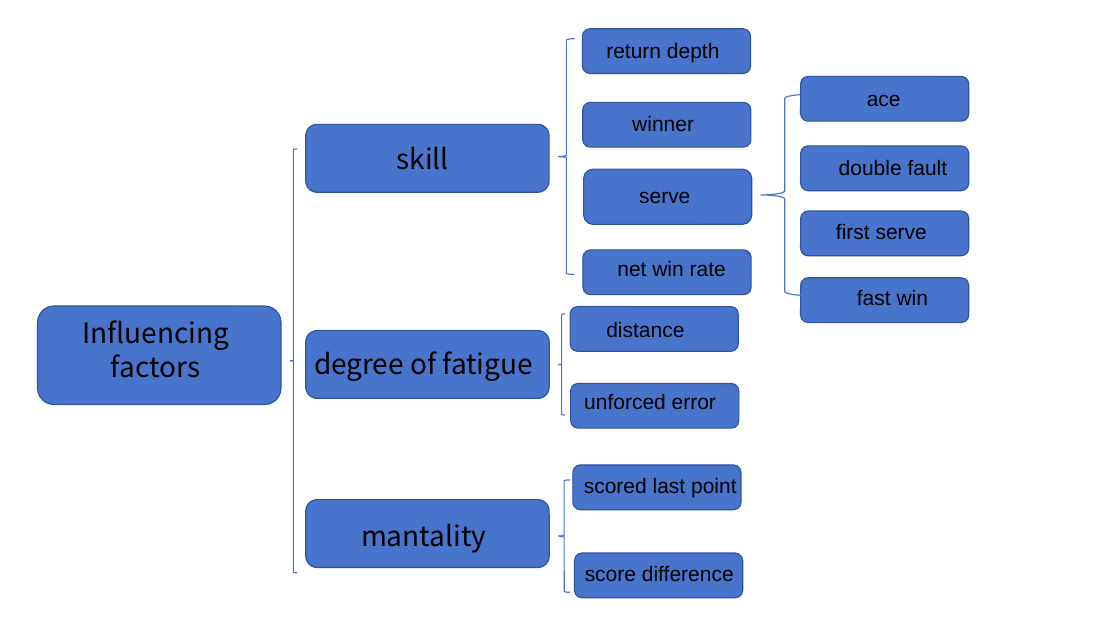
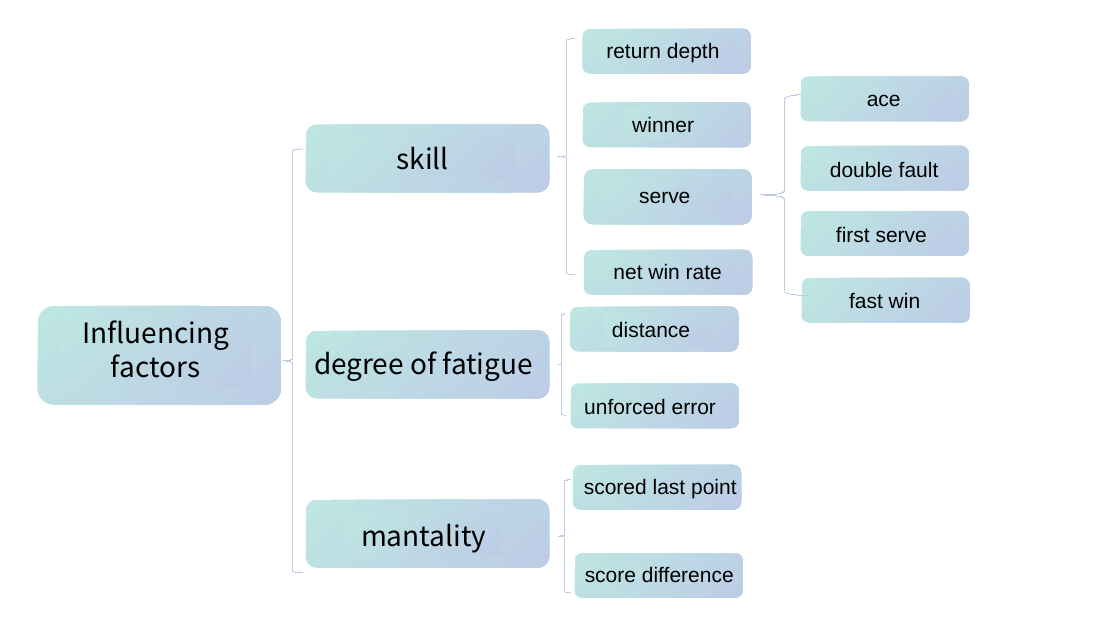
Before and after one commit to NanZiqian/2024-mcm, a slide deck: slide 1 of WJN/photo.pptx. Drawn at 1120x630 pixels with LibreOffice and Linux fonts; fonts in the diff are those of the drawing. Boxes give left, top, right and bottom in pixels: in the first picture for what was removed or moved away, otherwise in the second. Text is boxed around its words. In the diff, an @@ line names an element or a change of style, - is before the commit and + after.

Commit message:
update photo

```diff
--- a/WJN/photo.pptx
+++ b/WJN/photo.pptx
@@ outline #4874CB 1 pt to #BDCDE6 0.75 pt in 5 elements at (x1=558, y1=39, x2=575, y2=275), (x1=558, y1=314, x2=565, y2=415), (x1=558, y1=480, x2=570, y2=592), (x1=761, y1=94, x2=809, y2=295), (x1=282, y1=149, x2=302, y2=572) @@
@@ left brace resized from (x1=290, y1=149, x2=297, y2=572) to (x1=282, y1=149, x2=302, y2=572) @@
@@ text "double fault" moved from (x1=839, y1=159, x2=948, y2=175) to (x1=830, y1=161, x2=939, y2=178) @@
@@ text "first serve" moved from (x1=836, y1=223, x2=927, y2=239) to (x1=836, y1=226, x2=927, y2=243) @@
@@ fill #4874CB to gradient #BDE6E2 to #BDCDE6; outline #2E54A1 1 pt to none in 16 elements at (x1=575, y1=553, x2=743, y2=597), (x1=573, y1=465, x2=741, y2=510), (x1=571, y1=383, x2=739, y2=428), (x1=801, y1=211, x2=969, y2=255), (x1=801, y1=146, x2=969, y2=191), (x1=571, y1=307, x2=739, y2=351), (x1=583, y1=103, x2=751, y2=147), (x1=582, y1=29, x2=750, y2=73), (x1=38, y1=306, x2=281, y2=404), (x1=306, y1=124, x2=549, y2=192), (x1=306, y1=500, x2=549, y2=568), (x1=306, y1=331, x2=549, y2=399), (x1=584, y1=169, x2=752, y2=224), (x1=801, y1=76, x2=969, y2=121), (x1=802, y1=278, x2=970, y2=323), (x1=584, y1=250, x2=752, y2=295) @@
@@ text "net win rate" moved from (x1=617, y1=260, x2=726, y2=276) to (x1=613, y1=263, x2=722, y2=279) @@
@@ text "fast win" moved from (x1=857, y1=289, x2=928, y2=305) to (x1=849, y1=292, x2=920, y2=308) @@
@@ text "distance" moved from (x1=606, y1=321, x2=684, y2=337) to (x1=612, y1=321, x2=690, y2=338) @@
@@ text "unforced error" moved from (x1=584, y1=393, x2=716, y2=409) to (x1=584, y1=398, x2=716, y2=415) @@
```
